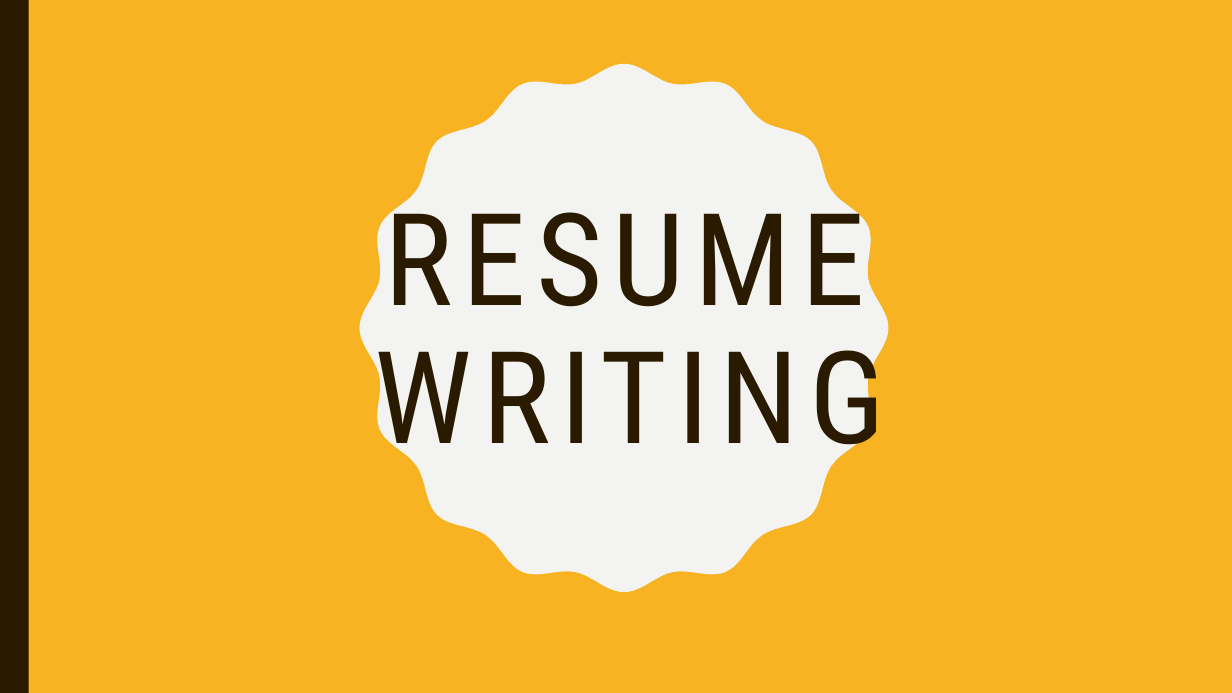
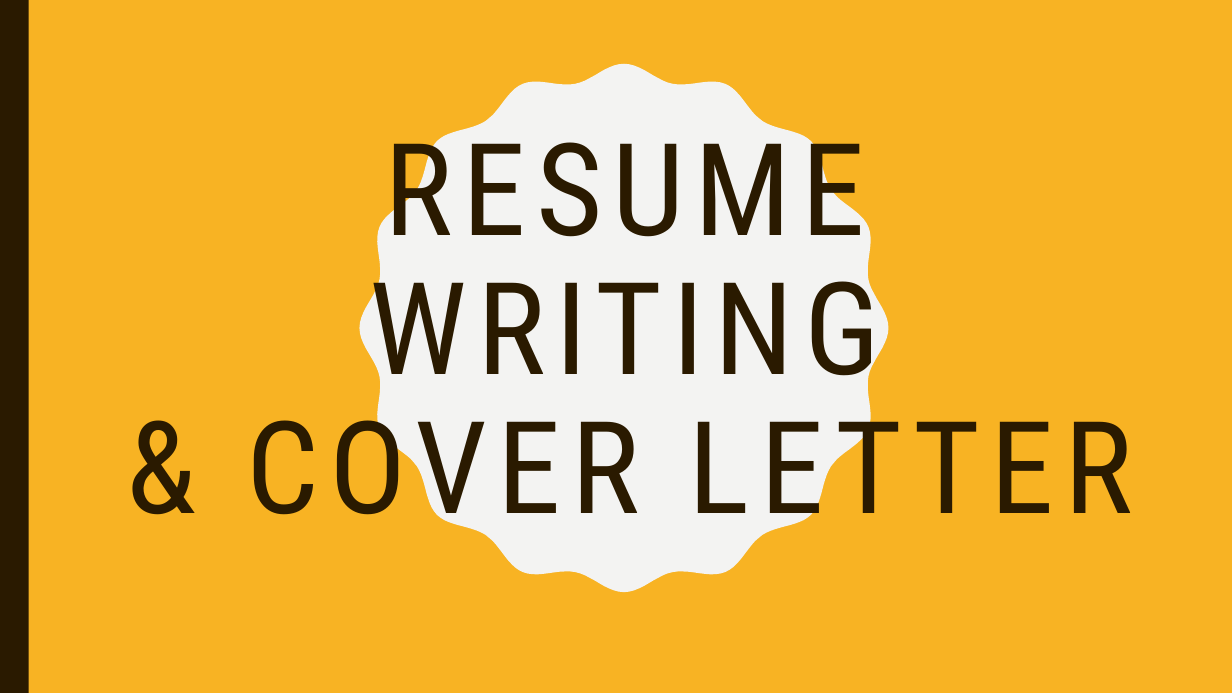
Before and after one commit to lakshmi-intechcode/jng_instr_folder, a slide deck: slide 8 of Job_Stuff/Jng_Job_Prezzie.pptx. Drawn at 1232x693 pixels with LibreOffice and Linux fonts; fonts in the diff are those of the drawing. Boxes give left, top, right and bottom in pixels: in the first picture for what was removed or moved away, otherwise in the second. Text is boxed around its words. In the diff, an @@ line names an element or a change of style, - is before the commit and + after.

```diff
--- a/Job_Stuff/Jng_Job_Prezzie.pptx
+++ b/Job_Stuff/Jng_Job_Prezzie.pptx
@@ title at box(246, 118, 1132, 543): text changed @@
-RESUME
-WRITING
+RESUME
+WRITING
+& COVER LETTER
```
Also in this commit, not shown: 5 other slides changed, 5 slides added.
